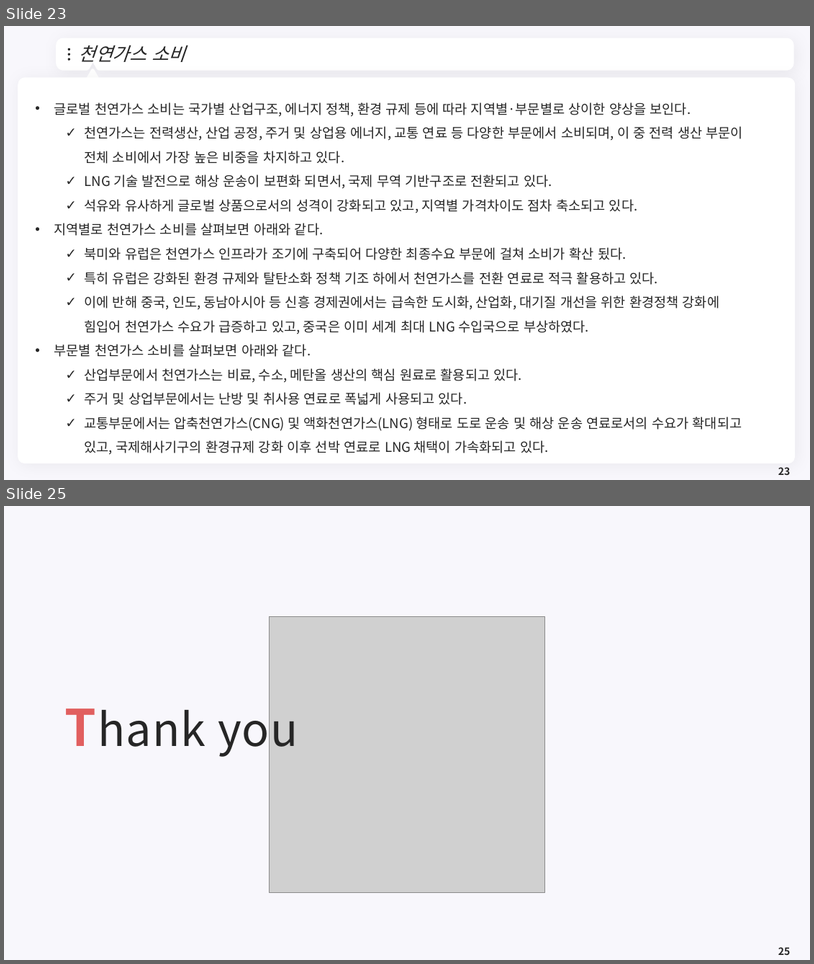
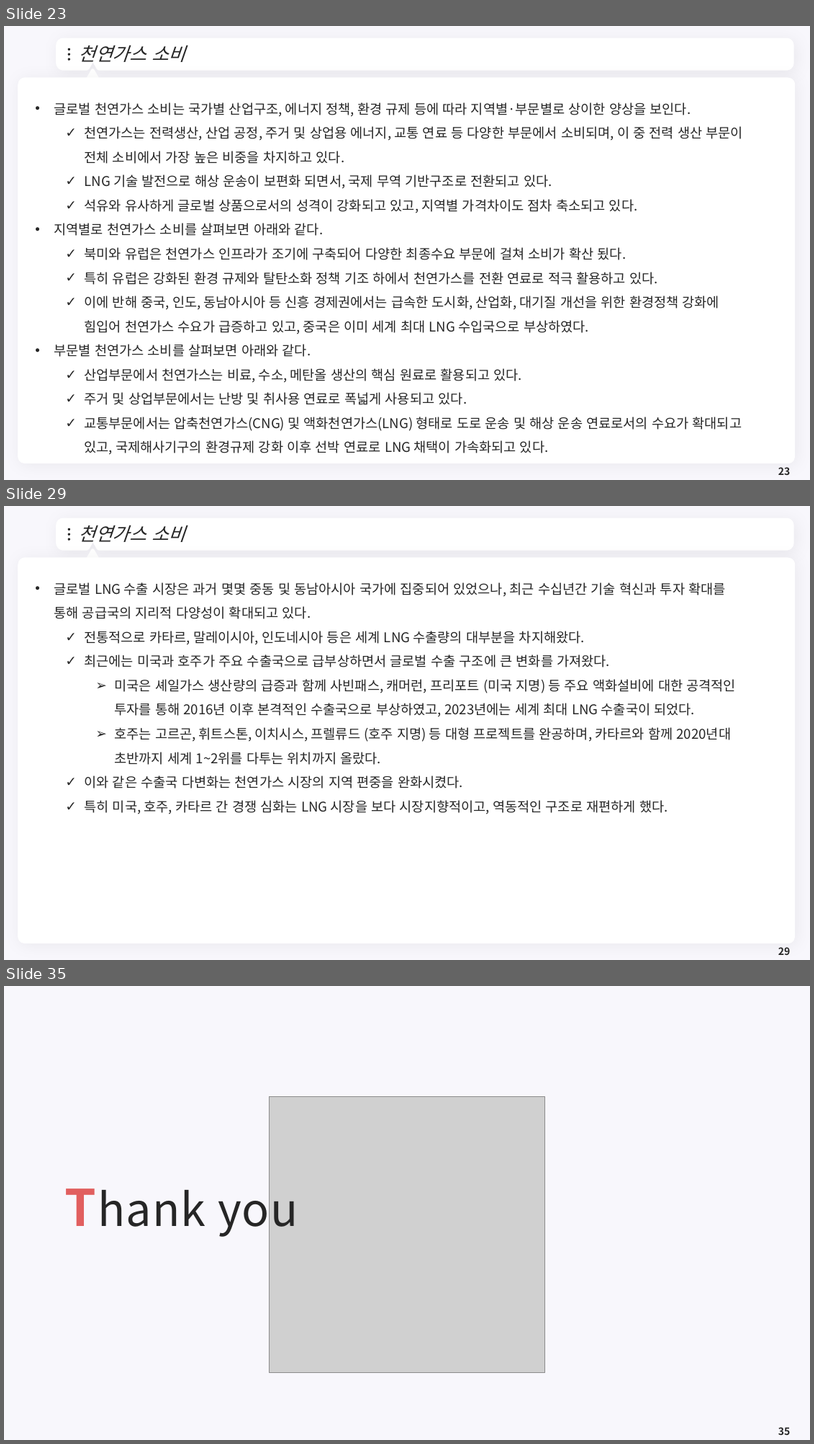
Before and after one commit to meandthey/Teaching, a slide deck: 에너지경제학/자원에너지경제학_Chapter_3 (가스).pptx. Shown one above the other, each under a label of ours: slides 23 and 25 before the commit, slides 23, 29 and 35 after it; the slides between them are not shown. The pictures are 814x964 and 814x1444 pixels, drawn with LibreOffice and Linux fonts; fonts in the diff are those of the drawing; grey boxes stand for pictures; background and template pictures are left out. Boxes give left, top, right and bottom in pixels: in the first picture for what was removed or moved away, otherwise in the second. Text is boxed around its words. In the diff, an @@ line names an element or a change of style, - is before the commit and + after.

```diff
--- a/에너지경제학/자원에너지경제학_Chapter_3 (가스).pptx
+++ b/에너지경제학/자원에너지경제학_Chapter_3 (가스).pptx
@@ slide 29 added at box(4, 506, 810, 960), background #F8F7FC; not listed: 7 template elements that a slide beside it also shows @@
@@ title added at box(79, 525, 185, 542), 22 pt, text #262626, italic @@
+천연가스 소비
@@ text added at box(54, 582, 737, 814), 16 pt, text #262626 @@
+• 글로벌 LNG 수출 시장은 과거 몇몇 중동 및 동남아시아 국가에 집중되어 있었으나, 최근 수십년간 기술 혁신과 투자 확대를 통해 공급국의 지리적 다양성이 확대되고 있다.
+  ✓ 전통적으로 카타르, 말레이시아, 인도네시아 등은 세계 LNG 수출량의 대부분을 차지해왔다.
+  ✓ 최근에는 미국과 호주가 주요 수출국으로 급부상하면서 글로벌 수출 구조에 큰 변화를 가져왔다.
+    ➢ 미국은 셰일가스 생산량의 급증과 함께 사빈패스, 캐머런, 프리포트 (미국 지명) 등 주요 액화설비에 대한 공격적인 투자를 통해 2016년 이후 본격적인 수출국으로 부상하였고, 2023년에는 세계 최대 LNG 수출국이 되었다.
+    ➢ 호주는 고르곤, 휘트스톤, 이치시스, 프렐류드 (호주 지명) 등 대형 프로젝트를 완공하며, 카타르와 함께 2020년대 초반까지 세계 1~2위를 다투는 위치까지 올랐다.
+  ✓ 이와 같은 수출국 다변화는 천연가스 시장의 지역 편중을 완화시켰다.
+  ✓ 특히 미국, 호주, 카타르 간 경쟁 심화는 LNG 시장을 보다 시장지향적이고, 역동적인 구조로 재편하게 했다.
@@ page number added at box(779, 947, 790, 955), 12 pt, text #262626, bold @@
+29
@@ what was slide 25 is now slide 35 @@
@@ page number at box(779, 1427, 790, 1435): text changed @@
-25
+35
```
Also in this commit, not shown: 2 slides changed, 9 other slides added, 4 other files.
